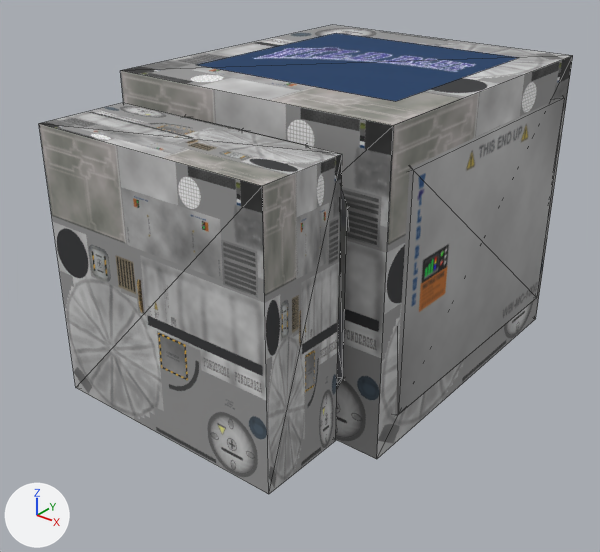
Before and after pictures for a commit that changed the FBX model Unity/Assets/Models/Ponderosa.FBX.
Before and after are seen from a camera (50 mm lens) standing at (1.267, -1.84, 1.285) and looking at (0.001, -0.257, 0.304). Lighting does not change. The marker at lower left points along +X, +Y and +Z. Mesh edges are drawn as thin lines. Where no turn or scale is listed for an object, it has been applied to the vertices.

Names of what the first picture shows: 'Airlock001', 'BoxCollider', 'Hatch', 'PackingBox', 'logoPanel004'.
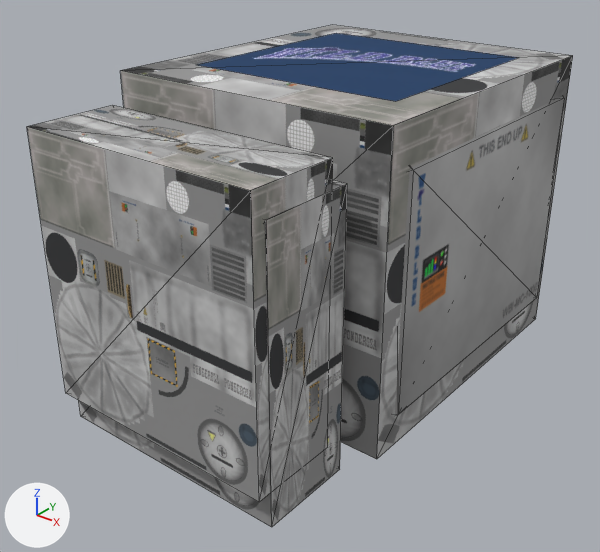
What differs and where, as boxes [x1, y1, x2, y2] in the pictures (600 x 552 px):
'Airlock001', moved
    before: [39, 103, 342, 494]
    after: [27, 105, 333, 502]
'Ladder', added
    after: [78, 180, 347, 527]
'Hatch', moved (not visible afterwards)
    before: [184, 116, 348, 389]

The change, as a diff of the scene's bpy script:
```diff
--- a/Unity/Assets/Models/Ponderosa.FBX.py
+++ b/Unity/Assets/Models/Ponderosa.FBX.py
@@ me_mesh_044 @@
+me_mesh_044.from_pydata(...)  # a box spanning x -0.334..0.334, y -0.146..0.108, z -0.41..0.32
+me_mesh_044.materials.append(mat_material__4)
@@ ob_airlock001 @@
 ob_airlock001 = bpy.data.objects.new('Airlock001', me_mesh_001)
-ob_airlock001.location = (0.0, -0.657, 0.428)
+ob_airlock001.location = (0.0, -0.688, 0.428)
@@ ob_hatch @@
 ob_hatch = bpy.data.objects.new('Hatch', me_mesh_036)
-ob_hatch.location = (0.001, -0.447, 0.425)
+ob_hatch.location = (0.001, -0.333, 0.425)
@@ ob_ladder @@
+ob_ladder = bpy.data.objects.new('Ladder', me_mesh_044)
+ob_ladder.location = (0.0, -0.627, 0.393)
```
